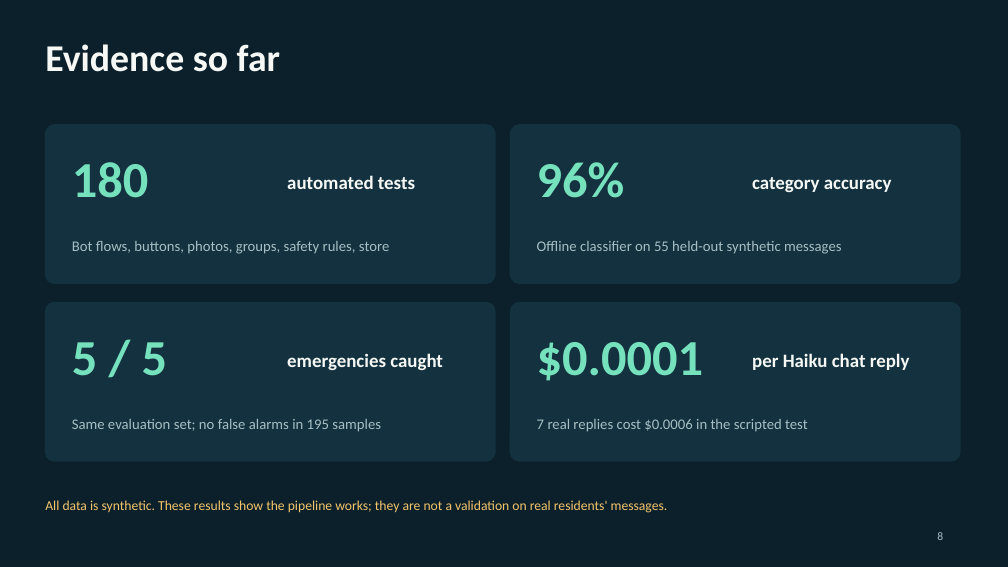
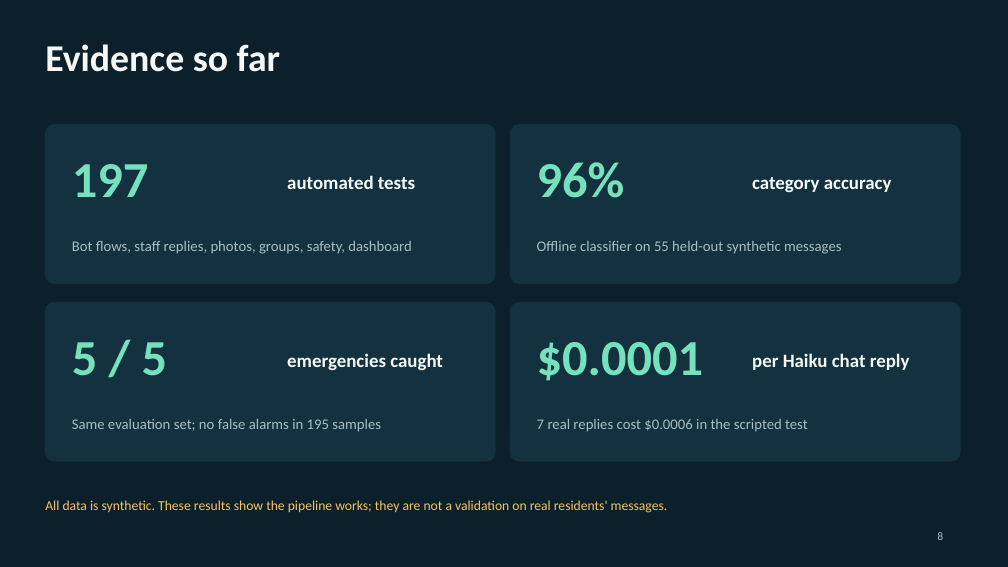
Before and after one commit to Skithrills/condo-request-classifier, a slide deck: slide 8 of output/slides/Condo_AI_Agent_Telegram_Bot.pptx. Drawn at 1008x567 pixels with LibreOffice and Linux fonts; fonts in the diff are those of the drawing. Boxes give left, top, right and bottom in pixels: in the first picture for what was removed or moved away, otherwise in the second. Text is boxed around its words. In the diff, an @@ line names an element or a change of style, - is before the commit and + after.

```diff
--- a/output/slides/Condo_AI_Agent_Telegram_Bot.pptx
+++ b/output/slides/Condo_AI_Agent_Telegram_Bot.pptx
@@ text at (72, 164, 148, 197): text changed @@
-180
+197
@@ text at (72, 241, 411, 254): text changed @@
-Bot flows, buttons, photos, groups, safety rules, store
+Bot flows, staff replies, photos, groups, safety, dashboard
```
Also in this commit, not shown: 2 other slides changed, 1 slide added, 1 slide removed, 3 other files.
